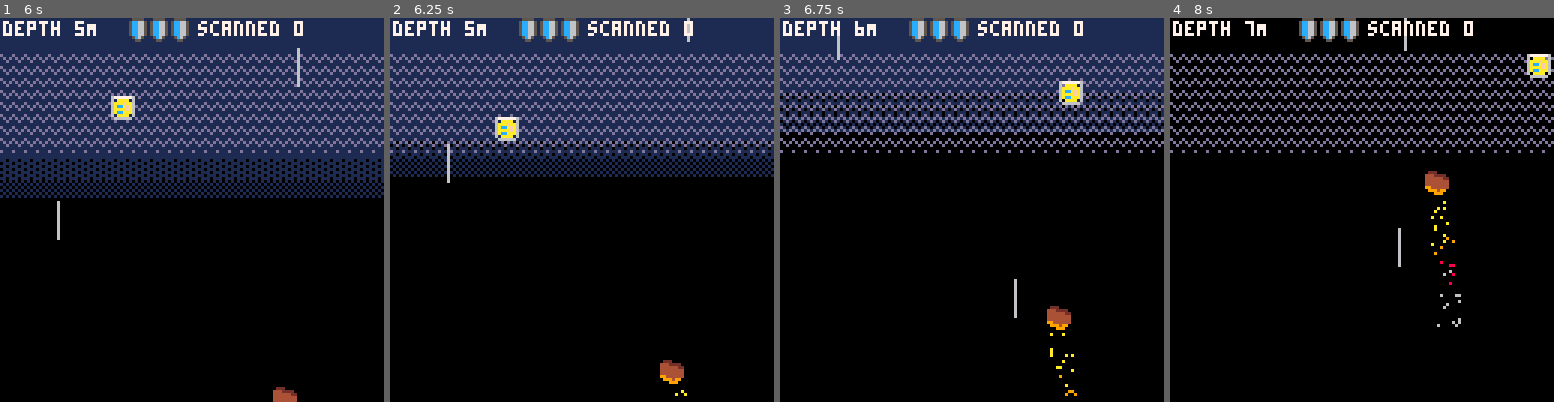
Above: before the commit, frames 1-4 (left to right).
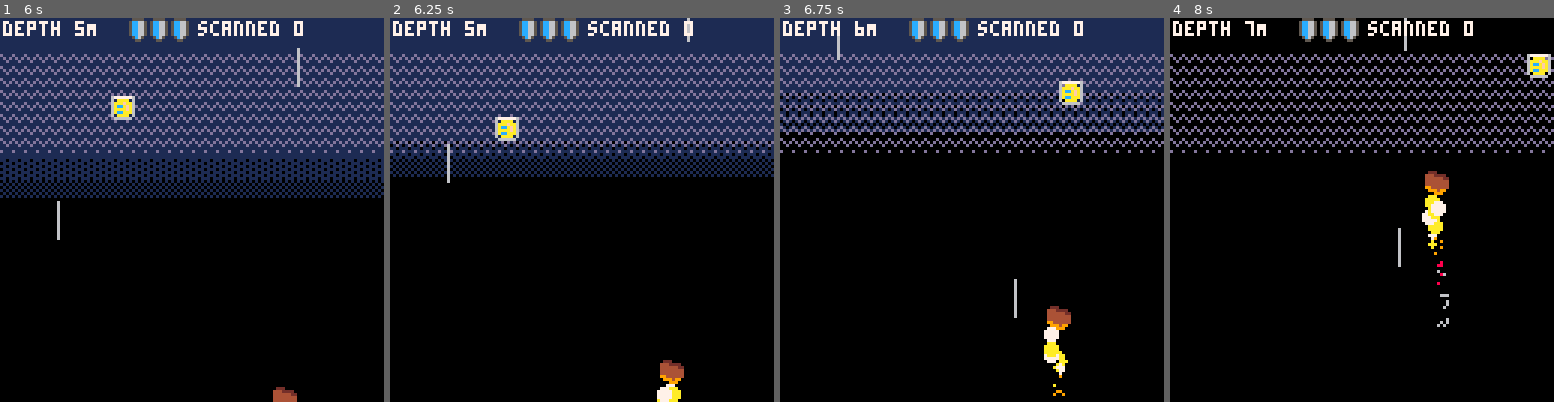
Above: after the commit, the same moments.

Repository: broquaint/pico8-carts
Game: PICO-8 cartridge tephratoil.p8
Same seed, same stepped clock (60 frames per second), same inputs: the game is played once before the commit and once after it.
Inputs:
- Up to frame 1 (6 s): tap X (X key) at 0.33, 1.07, 1.85, 2.97, 4.08, 5.2 s; tap O (Z key) at 0.7, 1.7, 2.1, 2.5, 2.9, 3.3, 3.7, 4.1, 4.5, 4.9, 5.3, 5.7 s; hold Right 1.6-2.1 s; hold Up 2.15-2.42 s; hold Right 2.47-3.03 s; hold Left 3.08-3.58 s; hold Down 3.63-3.97 s; hold Right 4.02-4.68 s; hold Up 4.73-5.03 s; hold Left 5.08-5.68 s; hold Down from 5.73 s (still down)
- Up to frame 2 (6.25 s): release Down at 6.03 s; hold Right from 6.08 s (still down); tap O (Z key) at 6.1 s
- Up to frame 3 (6.75 s): tap X (X key) at 6.32 s; tap O (Z key) at 6.5 s; release Right at 6.58 s; hold Right from 6.63 s (still down)
- Up to frame 4 (8 s): tap O (Z key) at 6.9, 7.3, 7.7 s; release Right at 7.13 s; hold Up 7.18-7.45 s; tap X (X key) at 7.43 s; hold Right from 7.5 s (still down)

Frame 1 is identical in both runs. In frame 2, 0.3% of the frame differs, in the area x 69-78%, y 95-100%; in frame 3, 0.5%; in frame 4, 0.7%, in the area x 65-76%, y 46-81%.

Commit message:
Make rock particles cooler

Diff:
--- a/tephratoil.p8
+++ b/tephratoil.p8
@@ -483,7 +483,7 @@
    for ob in all(obstacles) do
       if ob.type == 'rock' then
          local p = make_rock_particle({
-               x = ob.x + randx(8),
+               x = ob.x + randx(4),
                y = ob.y + randx(8) + 4,
                frames = 30 + randx(10),
                type = 'rock',
@@ -891,7 +891,11 @@
    end
 
    for p in all(rock_particles) do
-      pset(p.x, p.y, p.colour)
+      if p.frame < 11 then
+         circfill(p.x, p.y, p.frame < 5 and 2 or 1, p.frame % 3 == 0 and white or lemon)
+      else
+         pset(p.x, p.y, p.colour)
+      end
    end
 
    local scan_pct = 0
